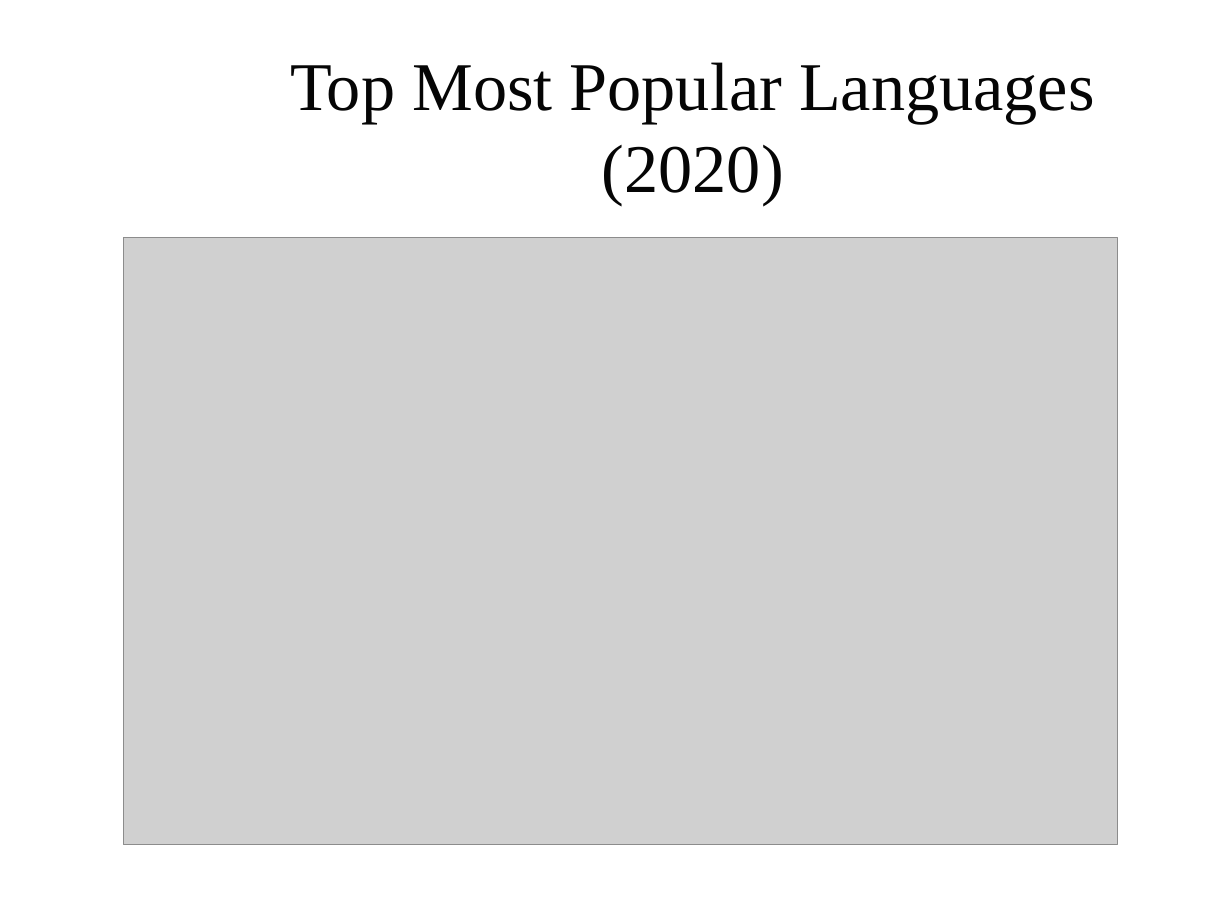
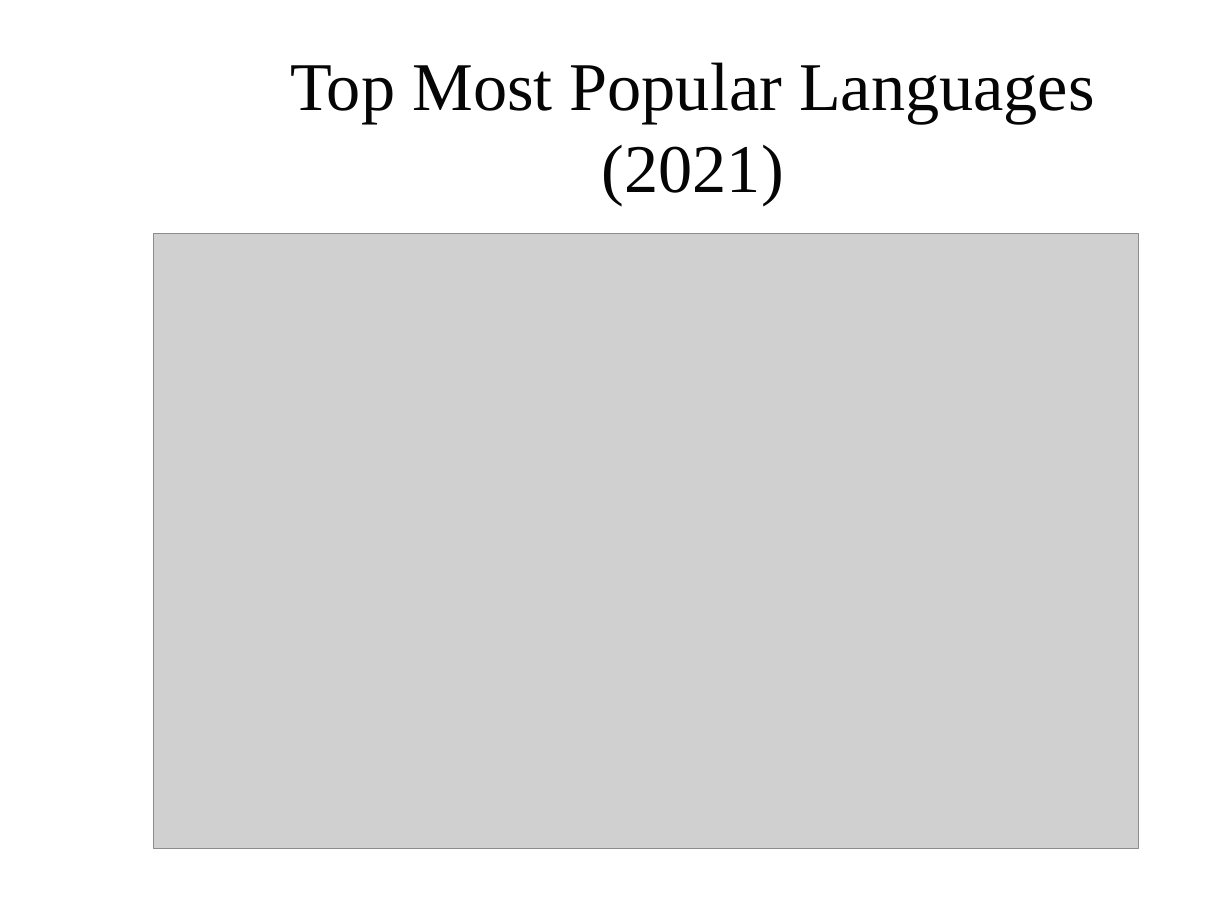
Before and after one commit to davidam/python-examples, a slide deck: slide 3 of slides/python-popular.odp. Drawn at 1232x924 pixels with LibreOffice and Linux fonts; fonts in the diff are those of the drawing; grey boxes stand for pictures; background and template pictures are left out. Boxes give left, top, right and bottom in pixels: in the first picture for what was removed or moved away, otherwise in the second. Text is boxed around its words. In the diff, an @@ line names an element or a change of style, - is before the commit and + after.

```diff
--- a/slides/python-popular.odp
+++ b/slides/python-popular.odp
@@ title at [290, 62, 1095, 206]: text changed @@
-Top Most Popular Languages (2020)
+Top Most Popular Languages (2021)
@@ picture: place and size @@
-picture at [123, 238, 1117, 845]
+picture at [153, 234, 1139, 849]
```
Also in this commit, not shown: 1 slide added, 1 other file.
